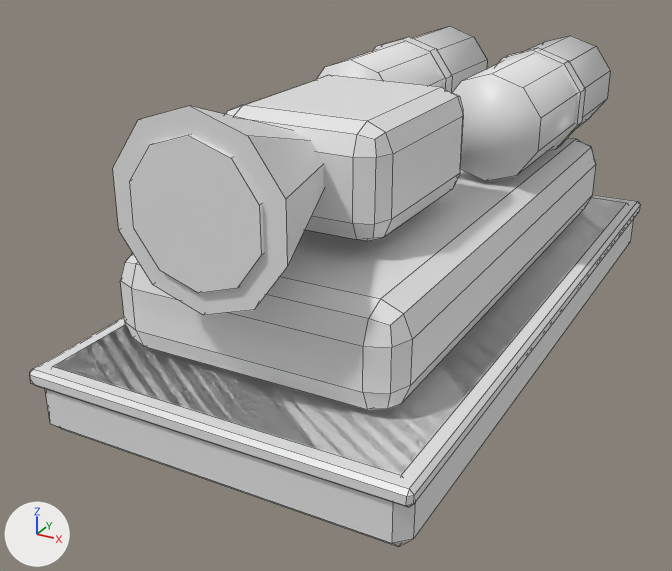
The FBX model Assets/Game/Art/Stylized/Towers/SM_Tower_Flamer_1x2_01.fbx, before and after one commit.
Before and after are seen from a 50 mm lens placed at (0.99, -2.148, 1.141), pointed at (-0.097, -0.172, 0.153). Lighting does not change. The marker at lower left points along +X, +Y and +Z. The first picture is the older version. Mesh edges are drawn as thin lines. Where no turn or scale is listed for an object, it has been applied to the vertices.

The scene before the commit, as lines of its bpy script (objects in view):
```python
me_sm_tower_flamer_1x2_01_base = bpy.data.meshes.new('SM_Tower_Flamer_1x2_01_Base')
me_sm_tower_flamer_1x2_01_base.from_pydata(...)  # 184 vertices, 154 faces; spans x -0.46..0.46, y 0.0..0.7, z -0.91..0.91
me_sm_tower_flamer_1x2_01_base.materials.append(mat_m_stylized_palette)  # white #e7e7e7
me_sm_tower_flamer_1x2_01_head = bpy.data.meshes.new('SM_Tower_Flamer_1x2_01_Head')
me_sm_tower_flamer_1x2_01_head.from_pydata(...)  # 108 vertices, 86 faces; spans x -0.21..0.21, y -0.58..0.35, z -0.06..0.34
me_sm_tower_flamer_1x2_01_head.materials.append(mat_m_stylized_palette)  # white #e7e7e7
ob_sm_tower_flamer_1x2_01_base = bpy.data.objects.new('SM_Tower_Flamer_1x2_01_Base', me_sm_tower_flamer_1x2_01_base)
ob_sm_tower_flamer_1x2_01_base.location = (0.0, 0.0, 0.0)
ob_sm_tower_flamer_1x2_01_base.rotation_euler = (1.571, 0.0, 0.0)  # degrees (90, 0, 0)
ob_sm_tower_flamer_1x2_01_head = bpy.data.objects.new('SM_Tower_Flamer_1x2_01_Head', me_sm_tower_flamer_1x2_01_head)
ob_sm_tower_flamer_1x2_01_head.location = (0.0, -0.3, 0.44)
```
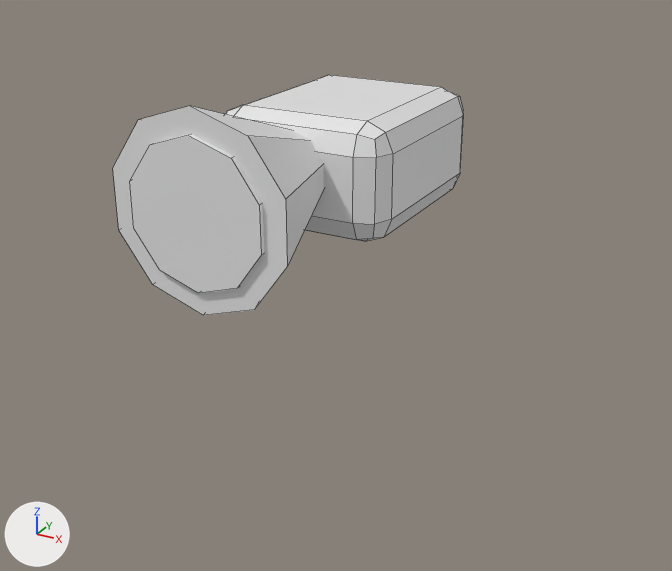
The newer file is also turned or shifted as a whole; pictures and numbers use the older file's frame.

The change, as JSON lines over the scene's bpy script:
```json
{"op": "set", "path": "ob_sm_tower_flamer_1x2_01_base", "old": "bpy.data.objects.new('SM_Tower_Flamer_1x2_01_Base', me_sm_tower_flamer_1x2_01_base)", "new": "bpy.data.objects.new('SM_Tower_Flamer_1x2_01_Base', None)"}
```

Where the change shows, as pixel boxes (x1, y1, x2, y2) in the pictures (672 x 571 px):
```json
{"object": "SM_Tower_Flamer_1x2_01_Base", "change": "no longer drawn", "before": [30, 26, 641, 547]}
```
